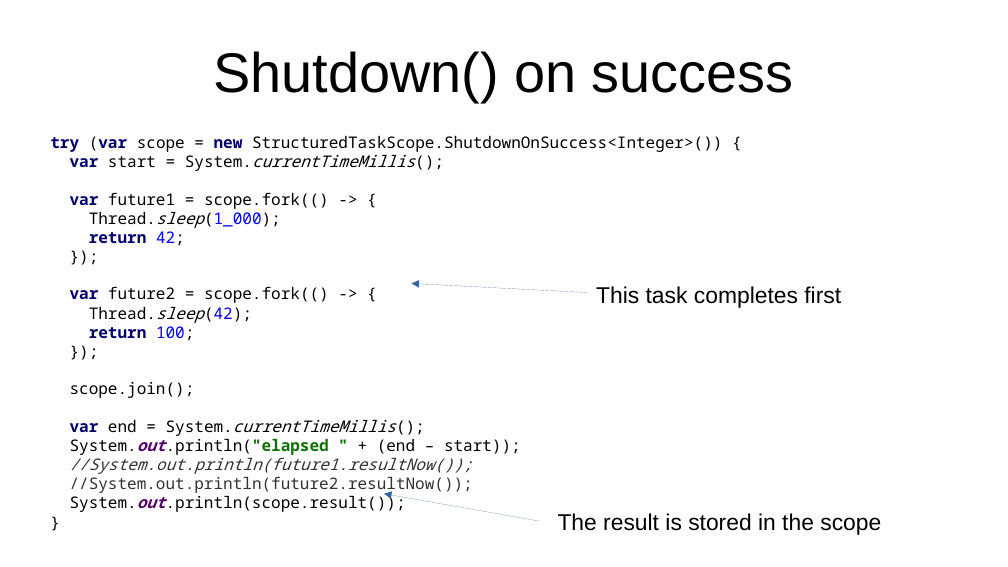
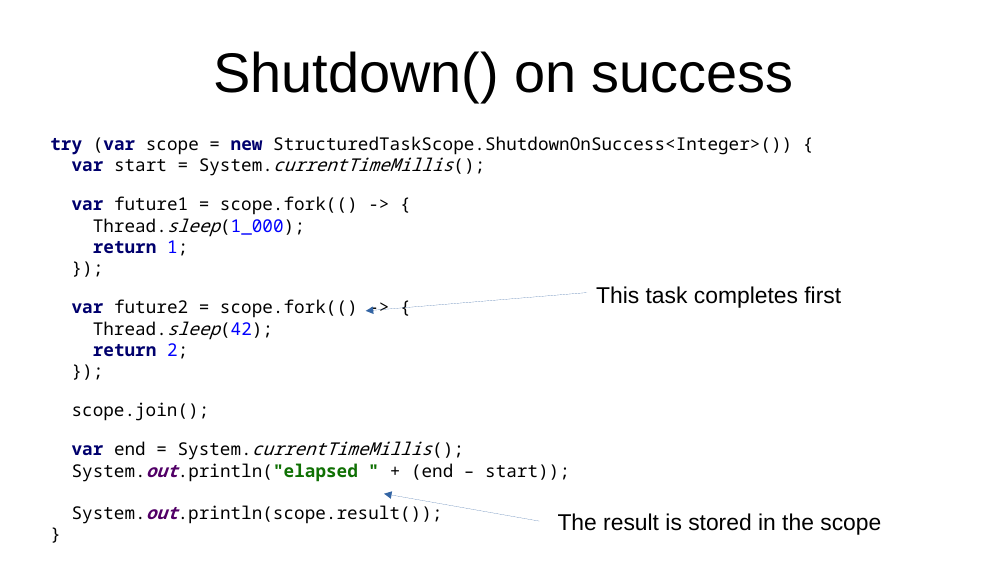
Before and after one commit to forax/loom-fiber, a slide deck: slide 51 of loom is looming.odp. Drawn at 1008x567 pixels with LibreOffice and Linux fonts; fonts in the diff are those of the drawing. Boxes give left, top, right and bottom in pixels: in the first picture for what was removed or moved away, otherwise in the second. Text is boxed around its words. In the diff, an @@ line names an element or a change of style, - is before the commit and + after.

Commit message:
task 1 and 2 should returns 1 and 2, do a pass over the whole presentation

```diff
--- a/loom is looming.odp
+++ b/loom is looming.odp
@@ text at [50, 136, 792, 421]: size 12.6 to 13.9 pt in "try (var scope = new StructuredTaskScope.ShutdownOnSuccess<I ...", "scope.join();" @@
@@ text at [72, 196, 358, 359]: text changed; size 12.6 to 13.9 pt @@
-var future1 = scope.fork(() -> {
-Thread.sleep(1_000);
-return 42;
-});
-var future2 = scope.fork(() -> {
-Thread.sleep(42);
-return 100;
-});
+var future1 = scope.fork(() -> {
+Thread.sleep(1_000);
+return 1;
+});
+var future2 = scope.fork(() -> {
+Thread.sleep(42);
+return 2;
+});
@@ arrow moved from (587, 293) - (412, 284) to (587, 293) - (366, 311) @@
@@ text at [72, 441, 570, 524]: text changed; size 12.6 to 13.9 pt @@
-var end = System.currentTimeMillis();
-System.out.println("elapsed " + (end – start));
-//System.out.println(future1.resultNow());
-//System.out.println(future2.resultNow());
-System.out.println(scope.result());
-}
+var end = System.currentTimeMillis();
+System.out.println("elapsed " + (end – start));
+System.out.println(scope.result());
+}
```
Also in this commit, not shown: 17 other slides changed, 4 other files.
